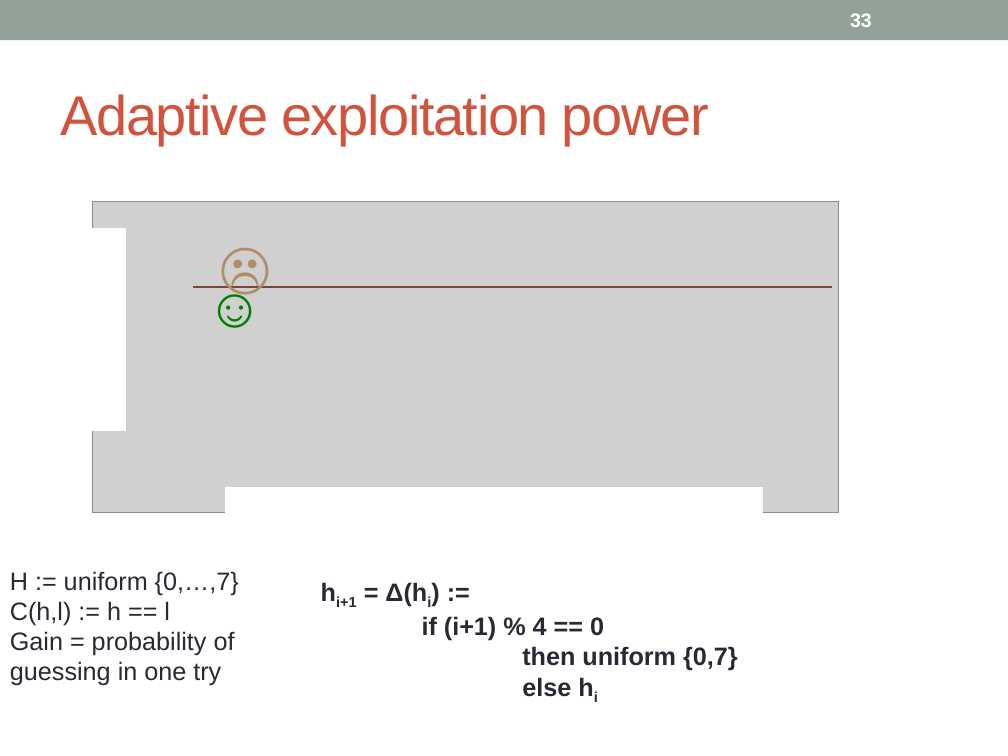
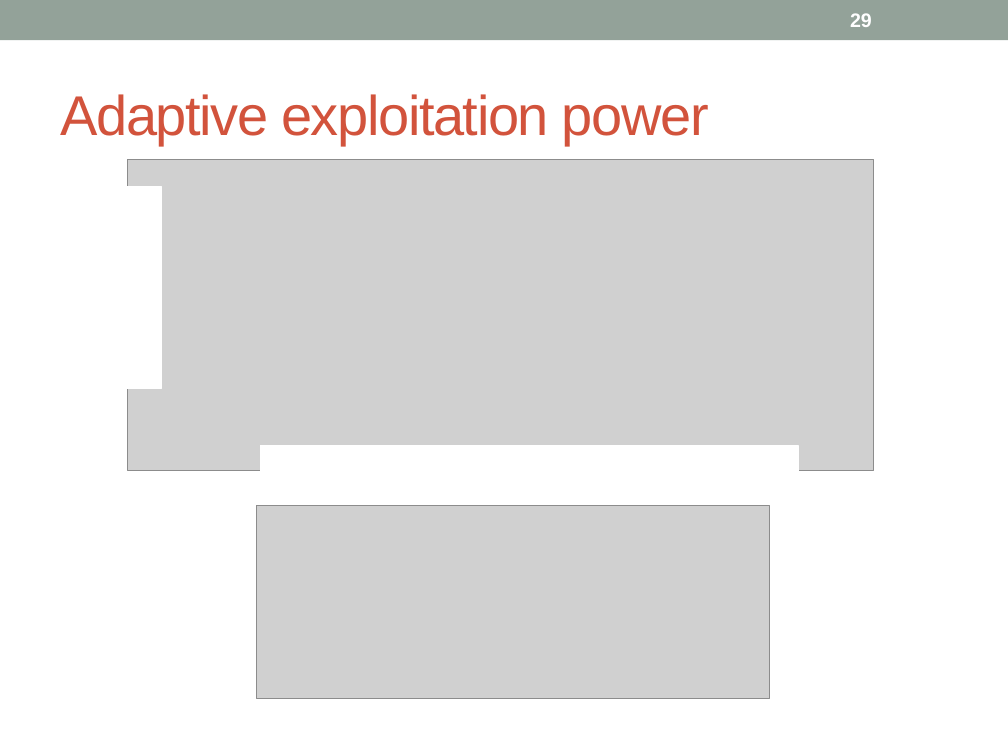
Before and after one commit to piotrm0/piotrm0.github.io, a slide deck: slide 29 of docs/mardziel15hcss.pres.pptx (slide 33 before the commit). Drawn at 1008x756 pixels with LibreOffice and Linux fonts; fonts in the diff are those of the drawing; grey boxes stand for pictures. Boxes give left, top, right and bottom in pixels: in the first picture for what was removed or moved away, otherwise in the second. Text is boxed around its words. In the diff, an @@ line names an element or a change of style, - is before the commit and + after.

```diff
--- a/docs/mardziel15hcss.pres.pptx
+++ b/docs/mardziel15hcss.pres.pptx
@@ page number at <box>850,13,872,27</box>: text changed @@
-33
+29
@@ picture: place and size @@
-picture at <box>93,202,839,512</box>
+picture at <box>128,159,874,470</box>
@@ rectangle: place and size @@
-rectangle at <box>58,229,126,430</box>
+rectangle at <box>94,186,161,388</box>
@@ text removed at <box>210,227,261,304</box> @@
-☹
@@ text removed at <box>197,266,274,344</box> @@
-☺
@@ line removed from (194, 287) to (832, 287) @@
@@ rectangle: place and size @@
-rectangle at <box>225,487,762,545</box>
+rectangle at <box>260,446,797,504</box>
@@ picture added at <box>257,506,769,700</box> @@
@@ text removed at <box>10,571,239,686</box> @@
-H := uniform {0,…,7}
-C(h,l) := h == l
-Gain = probability of
-guessing in one try
@@ text removed at <box>336,582,738,697</box> @@
-hi+1 = Δ(hi) :=
-if (i+1) % 4 == 0
-then uniform {0,7}
-else hi
```
Also in this commit, not shown: 39 other slides changed, 2 slides added, 6 slides removed, 34 other files.
